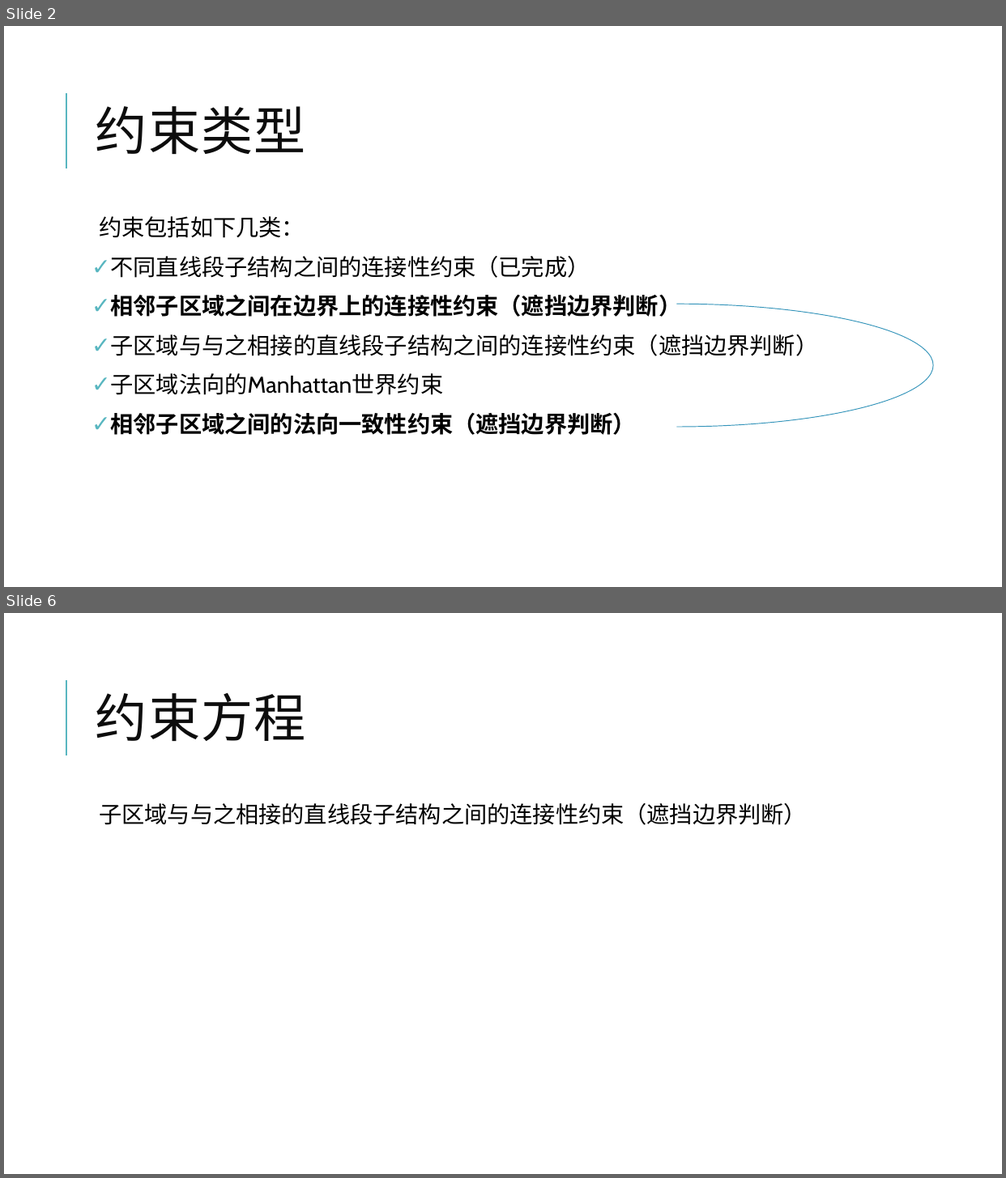
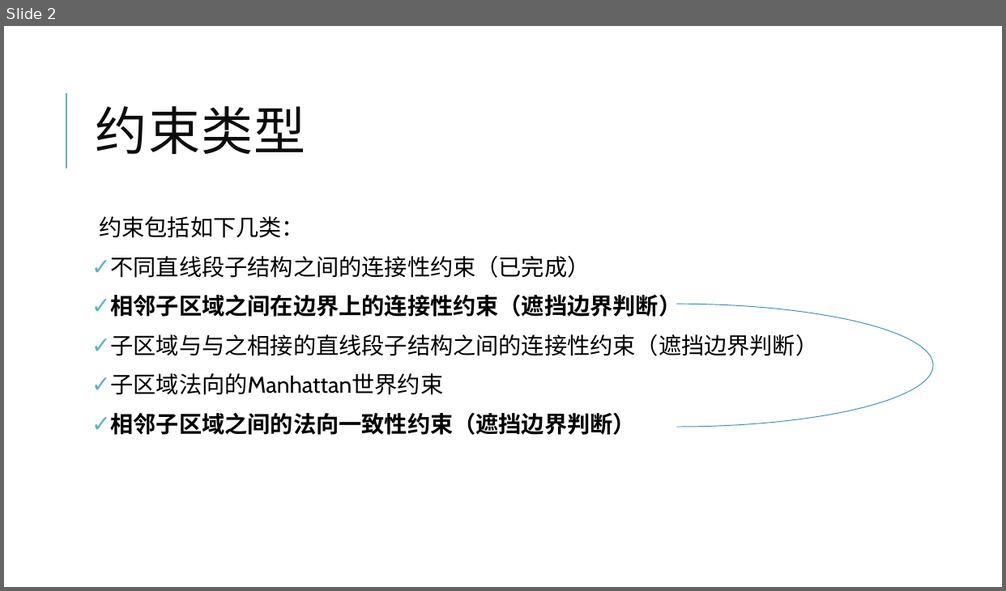
Before and after one commit to thu-cgcad-3d/Panoramix, a slide deck: doc/EquationsOfRegionConstraints.pptx. Shown one above the other, each under a label of ours: slides 2 and 6 before the commit, slide 2 after it; the slides between them are not shown. The pictures are 1006x1178 and 1006x591 pixels, drawn with LibreOffice and Linux fonts; fonts in the diff are those of the drawing; background and template pictures are left out. Boxes give left, top, right and bottom in pixels: in the first picture for what was removed or moved away, otherwise in the second. Text is boxed around its words. In the diff, an @@ line names an element or a change of style, - is before the commit and + after.

```diff
--- a/doc/EquationsOfRegionConstraints.pptx
+++ b/doc/EquationsOfRegionConstraints.pptx
@@ slide 6 removed at <box>4,613,1002,1174</box>, background picture (left out); not listed: 1 template element that a slide beside it also shows @@
@@ title removed at <box>96,693,306,741</box> @@
-约束方程
@@ text removed at <box>99,803,807,825</box> @@
-  子区域与与之相接的直线段子结构之间的连接性约束（遮挡边界判断）
```
Also in this commit, not shown: 4 slides added, 6 other slides removed, 6 other files.
